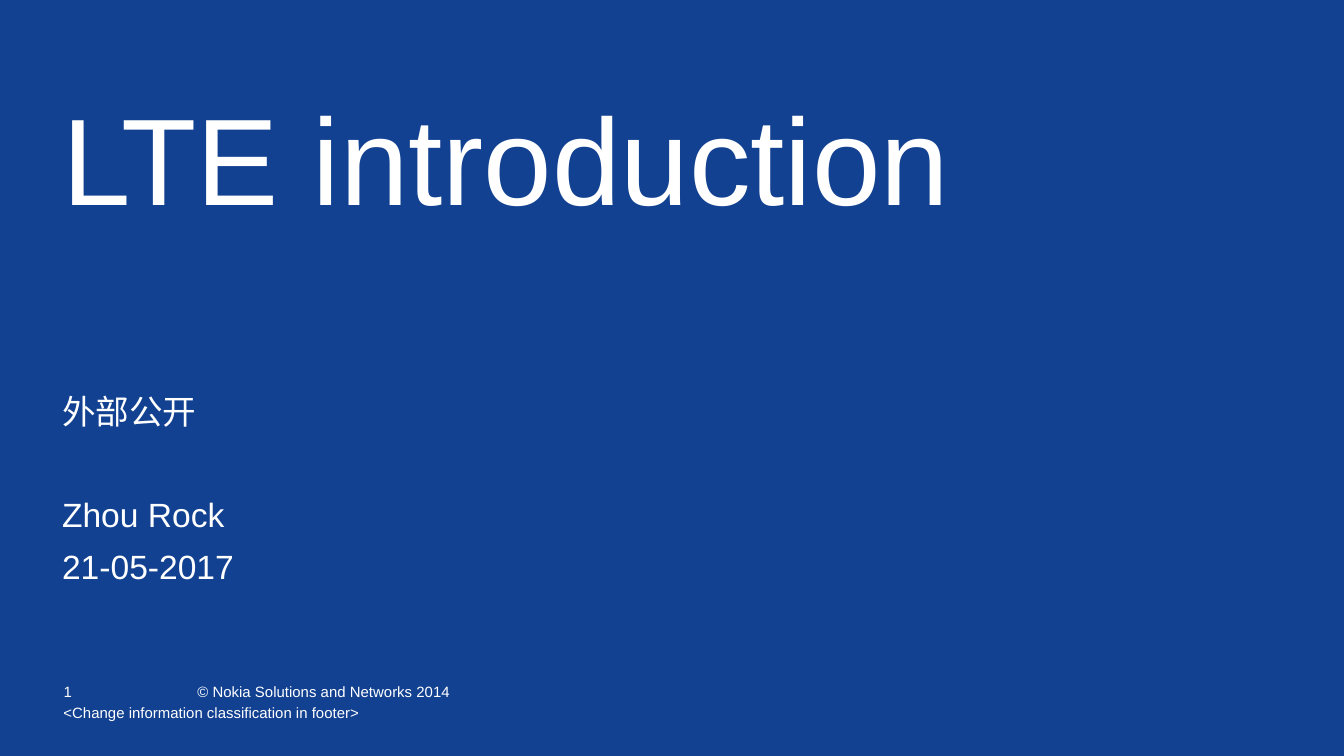
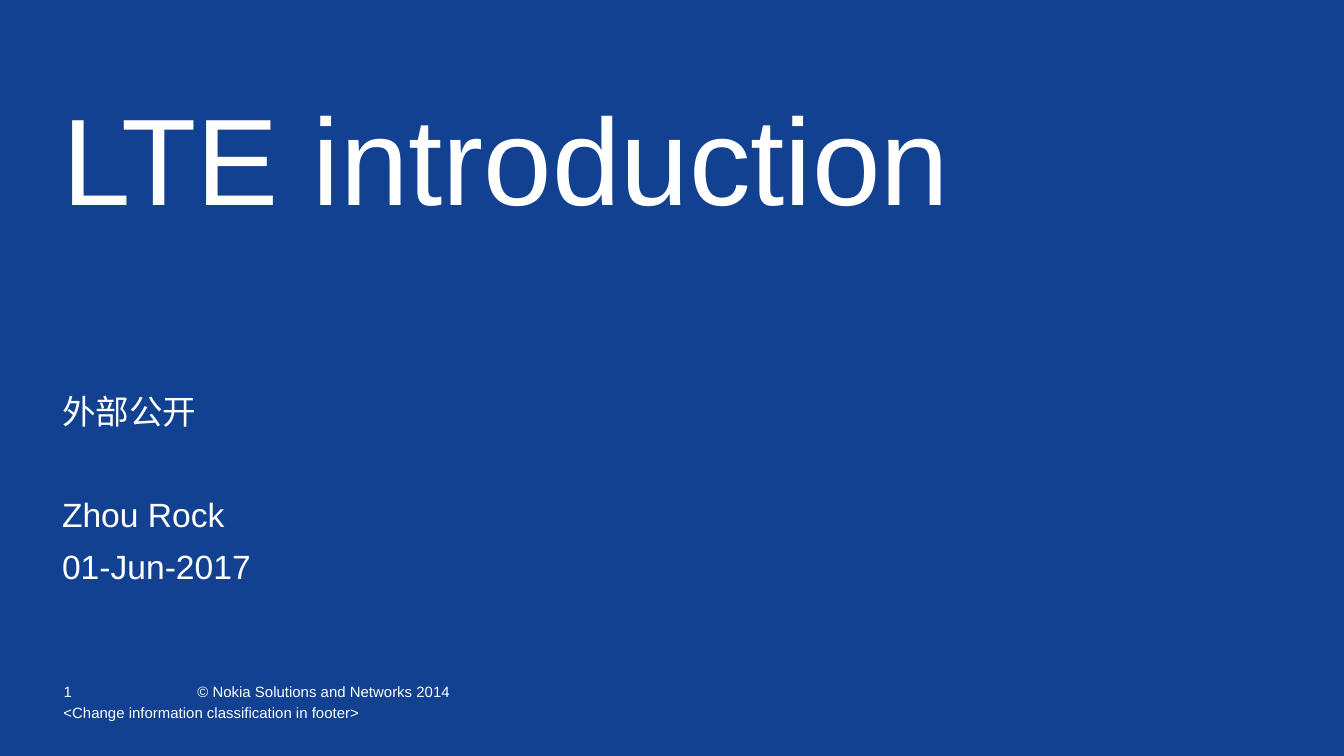
Before and after one commit to ZhouRock/LTE-study, a slide deck: slide 1 of LTE_introduction_by_zhoulei.pptx. Drawn at 1344x756 pixels with LibreOffice and Linux fonts; fonts in the diff are those of the drawing; background and template pictures are left out. Boxes give left, top, right and bottom in pixels: in the first picture for what was removed or moved away, otherwise in the second. Text is boxed around its words. In the diff, an @@ line names an element or a change of style, - is before the commit and + after.

```diff
--- a/LTE_introduction_by_zhoulei.pptx
+++ b/LTE_introduction_by_zhoulei.pptx
@@ text at (x1=62, y1=555, x2=251, y2=580): text changed @@
-21-05-2017
+01-Jun-2017
```
Also in this commit, not shown: 1 other slide changed, 2 slides added.
